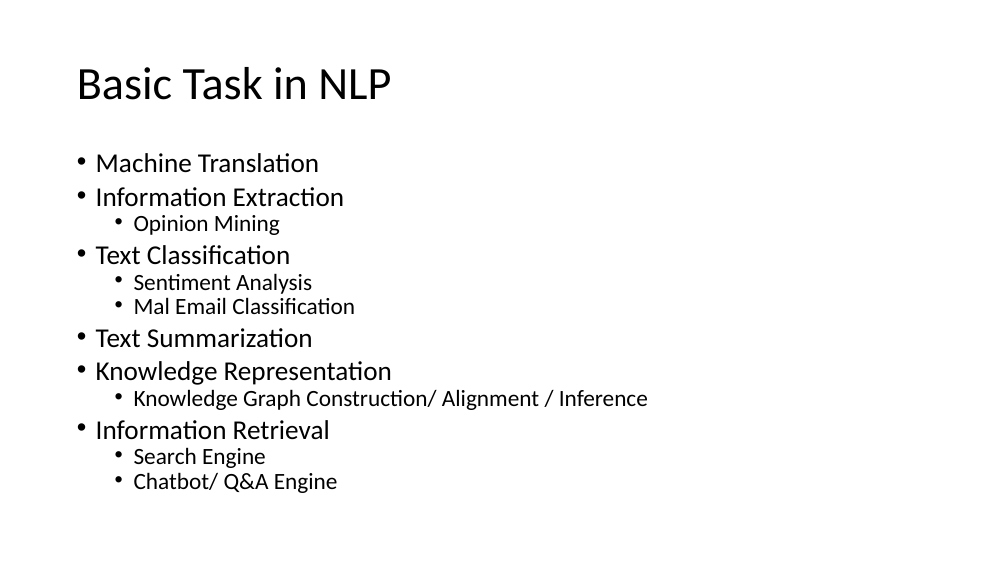
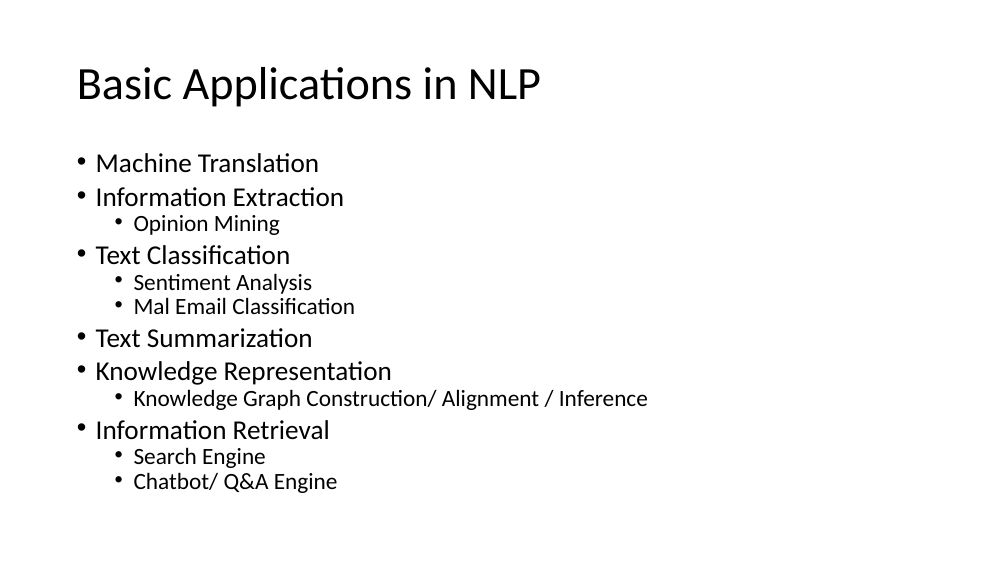
Before and after one commit to jirachikai/nlp-tutorial, a slide deck: slide 1 of slides.pptx. Drawn at 1008x567 pixels with LibreOffice and Linux fonts; fonts in the diff are those of the drawing. Boxes give left, top, right and bottom in pixels: in the first picture for what was removed or moved away, otherwise in the second. Text is boxed around its words. In the diff, an @@ line names an element or a change of style, - is before the commit and + after.

```diff
--- a/slides.pptx
+++ b/slides.pptx
@@ title at (x1=77, y1=67, x2=541, y2=107): text changed @@
-Basic Task in NLP
+Basic Applications in NLP
```
Also in this commit, not shown: 4 other slides changed, 1 slide removed, 3 other files.
